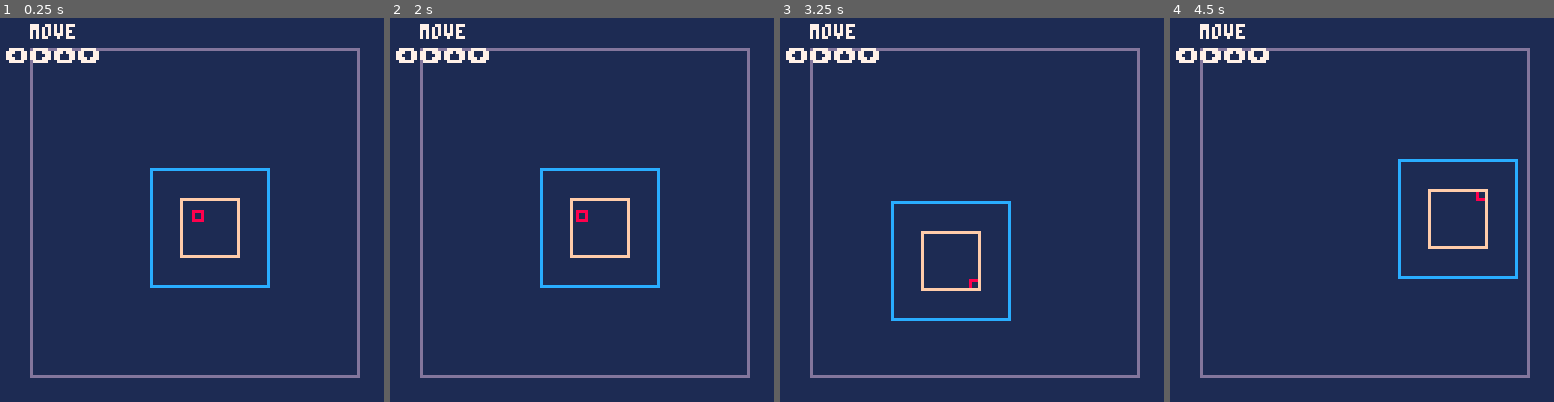
Above: before the commit, frames 1-4 (left to right).
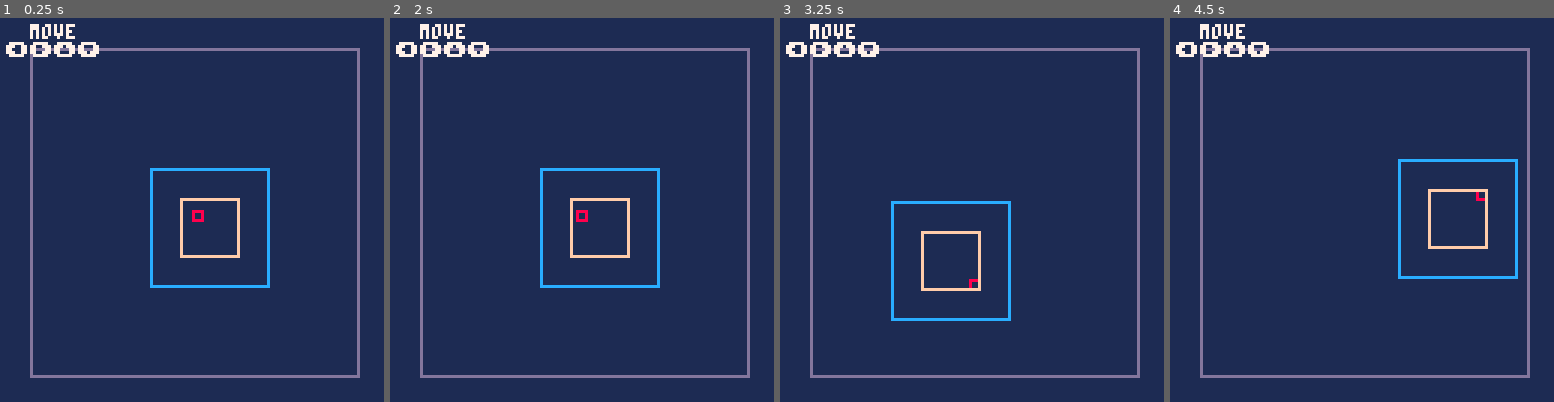
Above: after the commit, the same moments.

Repository: jesstelford/pecs
Game: PICO-8 cartridge example/camerafollow.p8
Same seed, same stepped clock (60 frames per second), same inputs: the game is played once before the commit and once after it.
Inputs:
- Up to frame 1 (0.25 s): no input
- Up to frame 2 (2 s): hold Left from 1.97 s (still down)
- Up to frame 3 (3.25 s): release Left at 2.37 s; hold Down 2.42-2.82 s; hold Right from 2.87 s (still down)
- Up to frame 4 (4.5 s): release Right at 3.53 s; hold Up 3.58-4.08 s; hold Right from 4.13 s (still down)

The runs differ from the first frame. In frame 1, 0.8% of the frame differs, in the area x 1-26%, y 6-12%; in frame 2, 0.8%; in frame 3, 0.8%; in frame 4, 0.8%.

Commit message:
Make compatible with Picotron
Thanks to Umngane Wami for testing in Picotron!

Diff:
--- a/example/camerafollow.p8
+++ b/example/camerafollow.p8
@@ -2,6 +2,8 @@
 version 32
 __lua__
 #include ../pecs.lua
+--include"../pecs.lua" -- picotron
+
 -- A camera follow example showing how to use PECS (PICO-8 Entity Component
 -- System) by Jess Telford: https://github.com/jesstelford/pico-8-pecs
 -- This example is optimised for readability, not token or character count.
@@ -199,12 +201,15 @@
   lastTickTime = tickTime
 end
 
+-- picotron
+if (_G) _update = _update60
+
 function _draw()
   cls(1)
   drawRenderables()
   drawRelativeRenderables()
-  print("  move", 2, 2, 7)
-  print("⬅️➡️⬆️⬇️ ", 2, 10, 7)
+  print("\f7  move", 2, 2)
+  print("\f7"..chr(139,145,148,131), 2)
 end
 
 --[[ END PICO8 LOOPS ]]--
--- a/example/particles.p8
+++ b/example/particles.p8
@@ -2,6 +2,8 @@
 version 32
 __lua__
 #include ../pecs.lua
+--include"../pecs.lua" -- picotron
+
 -- A particle emitter example showing how to use PECS (PICO-8 Entity Component
 -- System) by Jess Telford: https://github.com/jesstelford/pico-8-pecs
 -- This example is optimised for readability, not token or character count.
@@ -234,11 +236,14 @@
   lastTickTime = tickTime
 end
 
+-- picotron
+if (_G) _update = _update60
+
 function _draw()
   cls(0)
   drawRenderables()
-  print("  move   emit type", 2, 2, 7)
-  print("⬅️➡️⬆️⬇️  ❎   🅾️", 2, 10, 7)
+  print("\f7  move   emit type", 2, 2)
+  print("\f7"..chr(139,145,148,131).."  "..chr(151).."   "..chr(142), 2)
 end
 
 --[[ END PICO8 LOOPS ]]--
--- a/pecs.lua
+++ b/pecs.lua
@@ -8,8 +8,11 @@
 -- jesstelford: core maintainer
 -- josiebb: reduce tokens, pico8
 --   editor support
-
-local pecs do
+-- Umngane Wami: Picotron tests
+
+-- do/end creates new scope
+-- for helpers, etc in PICO-8
+do
   local _highest_id = 0
 
   function cuid()
@@ -71,7 +74,9 @@
       return result
     end
 
-  pecs = function()
+  -- Assigning to _ENV makes
+  -- it available globally
+  _ENV.pecs = function()
     local entities = {}
     local queries = {}
     local systems = {}
Not shown, changed: README.md
